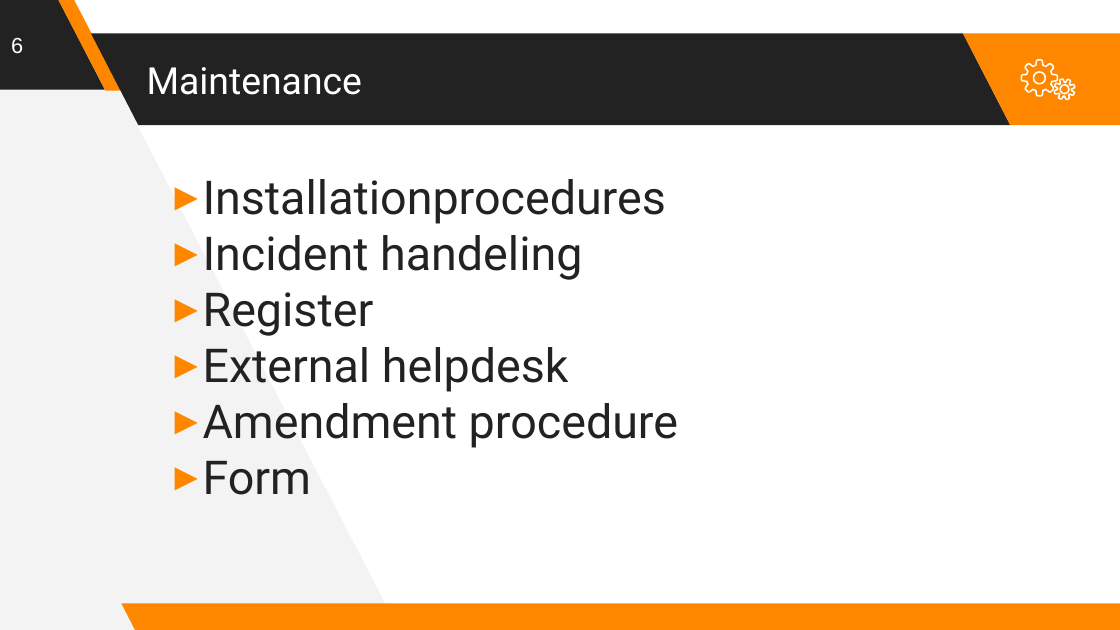
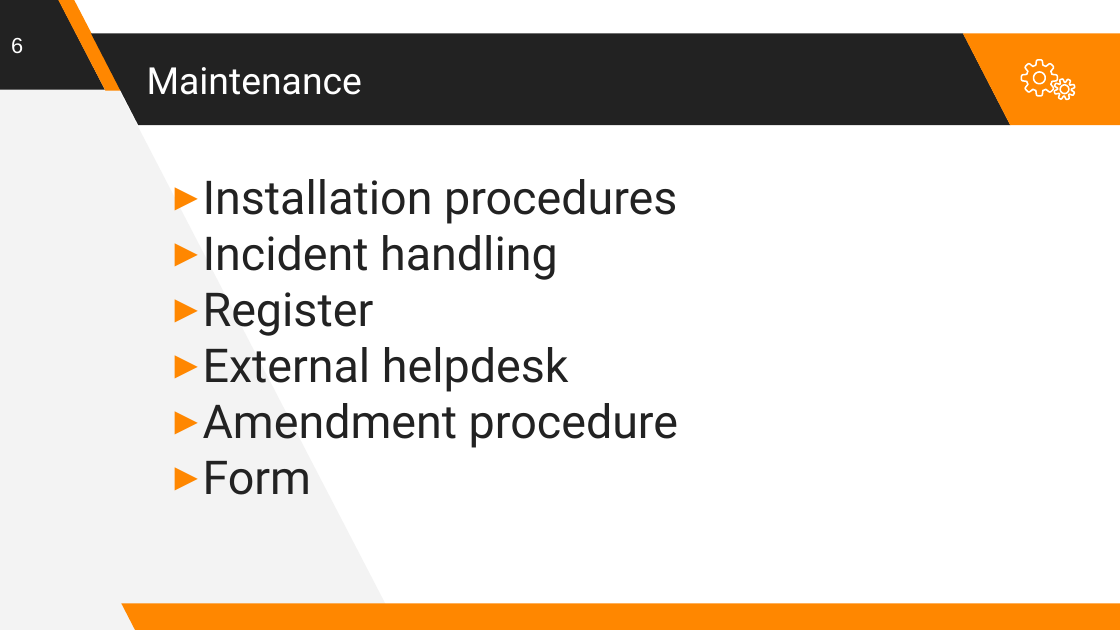
Before and after one commit to Reboocca/Blokboek5, a slide deck: slide 6 of 4_Onderhoudsprocedures/Presentation.pptx. Drawn at 1120x630 pixels with LibreOffice and Linux fonts; fonts in the diff are those of the drawing. Boxes give left, top, right and bottom in pixels: in the first picture for what was removed or moved away, otherwise in the second. Text is boxed around its words. In the diff, an @@ line names an element or a change of style, - is before the commit and + after.

```diff
--- a/4_Onderhoudsprocedures/Presentation.pptx
+++ b/4_Onderhoudsprocedures/Presentation.pptx
@@ text at bbox=[203, 179, 677, 280]: text changed @@
-▸ Installationprocedures
-▸ Incident handeling
+▸ Installation procedures
+▸ Incident handling
```
Also in this commit, not shown: 1 other slide changed.
